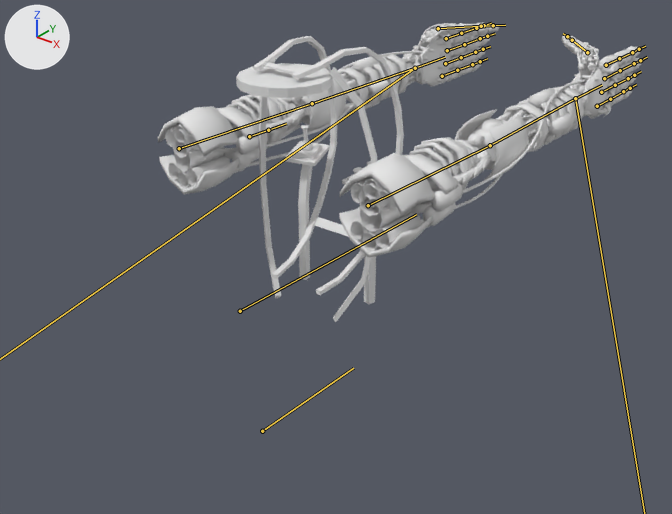
What one commit did to the FBX model Art/Assets/MorseMech.fbx.
The view is the same before and after, from a 50 mm lens placed at (2.94, -2.91, 2.64), pointed at (-0.21, 1.01, 0.21). Arrows for +X, +Y and +Z are at upper left; the lights stay in place. The bones that bend it are drawn over the model as lines.
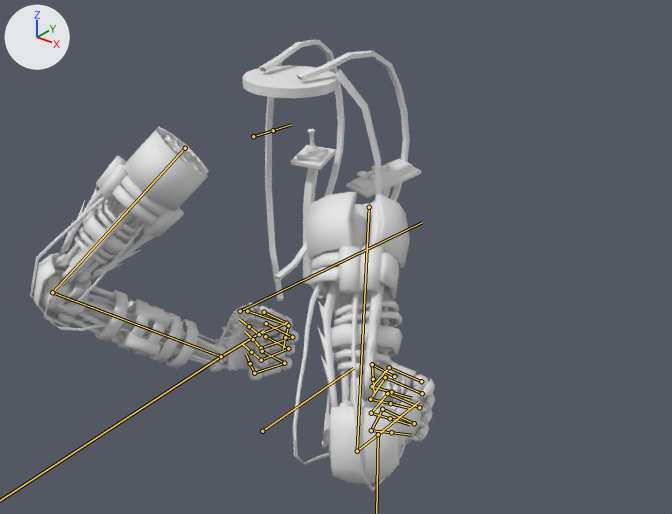
The newer file adds an action. The first version stands in its rest pose; the second is drawn at frame 1 of the action 'idle'.

Boxes (x1, y1, x2, y2) around the edits, measured in the pictures (672 x 514 px):
'mesh', posed (16% narrower, 56% taller)
    before: (158, 23, 642, 257)
    after: (30, 127, 435, 492)
'Cube.007', no longer drawn
    before: (236, 36, 404, 322)
'Cylinder', posed
    before: (300, 125, 313, 151)
    after: (242, 40, 421, 316)
'Cube.005', no longer drawn
    before: (291, 142, 322, 159)
'morsetransmitter', no longer drawn
    before: (347, 153, 398, 181)
'Cube.002', no longer drawn
    before: (353, 167, 362, 173)
bone 'cockpit', root to tip
    before: (240, 311) to (416, 214)
    after: (240, 311) to (422, 222)
bone 'r_upperarm', root to tip
    before: (368, 205) to (490, 145)
    after: (369, 207) to (357, 451)
bone 'r_lowerarm', root to tip
    before: (490, 145) to (575, 98)
    after: (357, 451) to (378, 434)
bone 'r_hand', root to tip
    before: (575, 98) to (602, 85)
    after: (378, 434) to (419, 401)
bone 'r_hand_index1', root to tip
    before: (606, 65) to (619, 58)
    after: (421, 381) to (389, 367)
bone 'r_hand_index2', root to tip
    before: (619, 58) to (632, 52)
    after: (389, 367) to (372, 386)
bone 'r_hand_index3', root to tip
    before: (632, 52) to (639, 49)
    after: (372, 386) to (391, 392)
bone 'r_hand_middle1', root to tip
    before: (604, 78) to (620, 70)
    after: (422, 393) to (385, 377)
bone 'r_hand_middle2', root to tip
    before: (620, 70) to (634, 63)
    after: (385, 377) to (370, 399)
bone 'r_hand_middle3', root to tip
    before: (634, 63) to (640, 60)
    after: (370, 399) to (390, 403)
bone 'r_hand_ring1', root to tip
    before: (601, 92) to (615, 85)
    after: (419, 407) to (387, 393)
bone 'r_hand_ring2', root to tip
    before: (615, 85) to (628, 78)
    after: (387, 393) to (371, 413)
bone 'r_hand_ring3', root to tip
    before: (628, 78) to (634, 75)
    after: (371, 413) to (390, 418)
bone 'r_hand_pinky1', root to tip
    before: (597, 106) to (610, 99)
    after: (414, 423) to (382, 409)
bone 'r_hand_pinky2', root to tip
    before: (610, 99) to (623, 91)
    after: (382, 409) to (371, 430)
bone 'r_hand_pinky3', root to tip
    before: (623, 91) to (630, 88)
    after: (371, 430) to (391, 432)
bone 'r_hand_thumb1', root to tip
    before: (587, 52) to (572, 40)
    after: (394, 376) to (372, 364)
bone 'r_hand_thumb2', root to tip
    before: (572, 40) to (567, 36)
    after: (372, 364) to (373, 379)
bone 'l_upperarm', root to tip
    before: (179, 148) to (312, 103)
    after: (185, 148) to (52, 292)
bone 'l_lowerarm', root to tip
    before: (312, 103) to (415, 68)
    after: (52, 292) to (221, 356)
bone 'l_hand', root to tip
    before: (415, 68) to (445, 57)
    after: (221, 356) to (264, 330)
bone 'l_hand_index1', root to tip
    before: (446, 38) to (461, 33)
    after: (264, 312) to (286, 323)
bone 'l_hand_index2', root to tip
    before: (461, 33) to (476, 28)
    after: (286, 323) to (259, 334)
bone 'l_hand_index3', root to tip
    before: (476, 28) to (484, 25)
    after: (259, 334) to (249, 326)
bone 'l_hand_middle1', root to tip
    before: (447, 50) to (464, 44)
    after: (266, 323) to (292, 337)
bone 'l_hand_middle2', root to tip
    before: (464, 44) to (480, 38)
    after: (292, 337) to (261, 348)
bone 'l_hand_middle3', root to tip
    before: (480, 38) to (487, 36)
    after: (261, 348) to (253, 339)
bone 'l_hand_ring1', root to tip
    before: (445, 63) to (461, 57)
    after: (265, 336) to (288, 348)
bone 'l_hand_ring2', root to tip
    before: (461, 57) to (475, 52)
    after: (288, 348) to (261, 360)
bone 'l_hand_ring3', root to tip
    before: (475, 52) to (483, 49)
    after: (261, 360) to (251, 352)
bone 'l_hand_pinky1', root to tip
    before: (442, 76) to (457, 70)
    after: (262, 351) to (284, 363)
bone 'l_hand_pinky2', root to tip
    before: (457, 70) to (472, 64)
    after: (284, 363) to (254, 373)
bone 'l_hand_pinky3', root to tip
    before: (472, 64) to (480, 61)
    after: (254, 373) to (250, 363)
bone 'l_hand_thumb1', root to tip
    before: (438, 28) to (481, 26)
    after: (247, 311) to (288, 325)
bone 'l_hand_thumb2', root to tip
    before: (481, 26) to (493, 25)
    after: (288, 325) to (285, 337)

The change in detail:
Bone 'cockpit' (bone_cockpit) turns from (0, 0, 0) to (-2, 0, 2) degrees about its own x, y and z.
Bone 'r_upperarm' (bone_r_upperarm) turns from (0, 0, 0) to (-98, 44, 40) degrees about its own x, y and z.
Bone 'r_lowerarm' (bone_r_lowerarm) turns from (0, 0, 0) to (15, 16, -98) degrees about its own x, y and z.
Bone 'r_hand' (bone_r_hand) turns from (0, 0, 0) to (67, 47, 35) degrees about its own x, y and z.
Bone 'r_hand_index1' (bone_r_hand_index1) turns from (0, 0, 0) to (3, 2, -95) degrees about its own x, y and z.
Bone 'r_hand_index2' (bone_r_hand_index2) turns from (0, 0, 0) to (3, 2, -95) degrees about its own x, y and z.
Bone 'r_hand_index3' (bone_r_hand_index3) turns from (0, 0, 0) to (3, 2, -95) degrees about its own x, y and z.
Bone 'r_hand_middle1' (bone_r_hand_middle1) turns from (0, 0, 0) to (3, 2, -95) degrees about its own x, y and z.
Bone 'r_hand_middle2' (bone_r_hand_middle2) turns from (0, 0, 0) to (3, 2, -100) degrees about its own x, y and z.
Bone 'r_hand_middle3' (bone_r_hand_middle3) turns from (0, 0, 0) to (3, 2, -95) degrees about its own x, y and z.
Bone 'r_hand_ring1' (bone_r_hand_ring1) turns from (0, 0, 0) to (3, 2, -95) degrees about its own x, y and z.
Bone 'r_hand_ring2' (bone_r_hand_ring2) turns from (0, 0, 0) to (3, 2, -95) degrees about its own x, y and z.
Bone 'r_hand_ring3' (bone_r_hand_ring3) turns from (0, 0, 0) to (3, 2, -95) degrees about its own x, y and z.
Bone 'r_hand_pinky1' (bone_r_hand_pinky1) turns from (0, 0, 0) to (3, 2, -95) degrees about its own x, y and z.
Bone 'r_hand_pinky2' (bone_r_hand_pinky2) turns from (0, 0, 0) to (3, 2, -104) degrees about its own x, y and z.
Bone 'r_hand_pinky3' (bone_r_hand_pinky3) turns from (0, 0, 0) to (3, 2, -103) degrees about its own x, y and z.
Bone 'r_hand_thumb1' (bone_r_hand_thumb1) turns from (0, 0, 0) to (-17, -1, -20) degrees about its own x, y and z.
Bone 'r_hand_thumb1' (bone_r_hand_thumb1) is rescaled from (1.0, 1.0, 1.0) to (1.0, 0.86, 1.0).
Bone 'r_hand_thumb2' (bone_r_hand_thumb2) turns from (0, 0, 0) to (-87, 0, 0) degrees about its own x, y and z.
Bone 'l_upperarm' (bone_l_upperarm) turns from (0, 0, 0) to (-103, -42, -36) degrees about its own x, y and z.
Bone 'l_lowerarm' (bone_l_lowerarm) turns from (0, 0, 0) to (19, -20, 95) degrees about its own x, y and z.
Bone 'l_hand' (bone_l_hand) turns from (0, 0, 0) to (68, -42, -40) degrees about its own x, y and z.
Bone 'l_hand_index1' (bone_l_hand_index1) turns from (0, 0, 0) to (3, -2, 95) degrees about its own x, y and z.
Bone 'l_hand_index2' (bone_l_hand_index2) turns from (0, 0, 0) to (3, -2, 95) degrees about its own x, y and z.
Bone 'l_hand_index3' (bone_l_hand_index3) turns from (0, 0, 0) to (3, -2, 95) degrees about its own x, y and z.
Bone 'l_hand_middle1' (bone_l_hand_middle1) turns from (0, 0, 0) to (3, -2, 95) degrees about its own x, y and z.
Bone 'l_hand_middle2' (bone_l_hand_middle2) turns from (0, 0, 0) to (3, -2, 100) degrees about its own x, y and z.
Bone 'l_hand_middle3' (bone_l_hand_middle3) turns from (0, 0, 0) to (3, -2, 95) degrees about its own x, y and z.
Bone 'l_hand_ring1' (bone_l_hand_ring1) turns from (0, 0, 0) to (3, -2, 95) degrees about its own x, y and z.
Bone 'l_hand_ring2' (bone_l_hand_ring2) turns from (0, 0, 0) to (3, -2, 95) degrees about its own x, y and z.
Bone 'l_hand_ring3' (bone_l_hand_ring3) turns from (0, 0, 0) to (3, -2, 95) degrees about its own x, y and z.
Bone 'l_hand_pinky1' (bone_l_hand_pinky1) turns from (0, 0, 0) to (3, -2, 95) degrees about its own x, y and z.
Bone 'l_hand_pinky2' (bone_l_hand_pinky2) turns from (0, 0, 0) to (3, -2, 104) degrees about its own x, y and z.
Bone 'l_hand_pinky3' (bone_l_hand_pinky3) turns from (0, 0, 0) to (3, -2, 103) degrees about its own x, y and z.
Bone 'l_hand_thumb1' (bone_l_hand_thumb1) turns from (0, 0, 0) to (-17, 1, 20) degrees about its own x, y and z.
Bone 'l_hand_thumb1' (bone_l_hand_thumb1) is rescaled from (1.0, 1.0, 1.0) to (1.0, 0.86, 1.0).
Bone 'l_hand_thumb2' (bone_l_hand_thumb2) turns from (0, 0, 0) to (-87, 0, 0) degrees about its own x, y and z.
